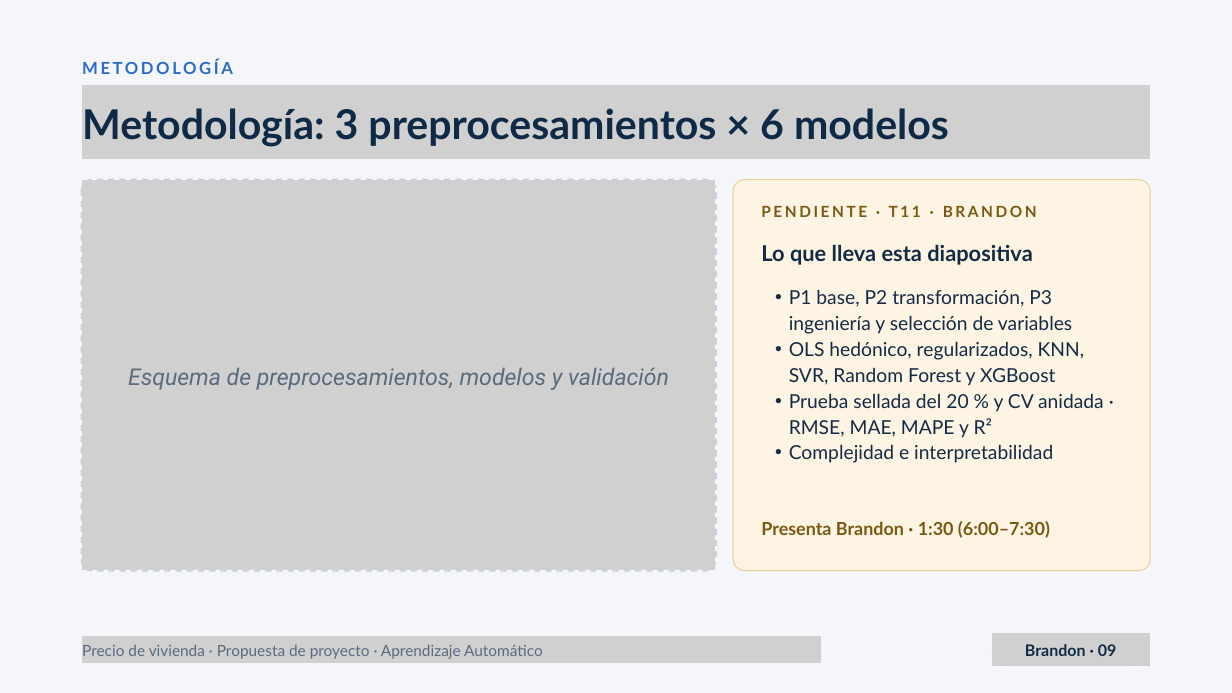
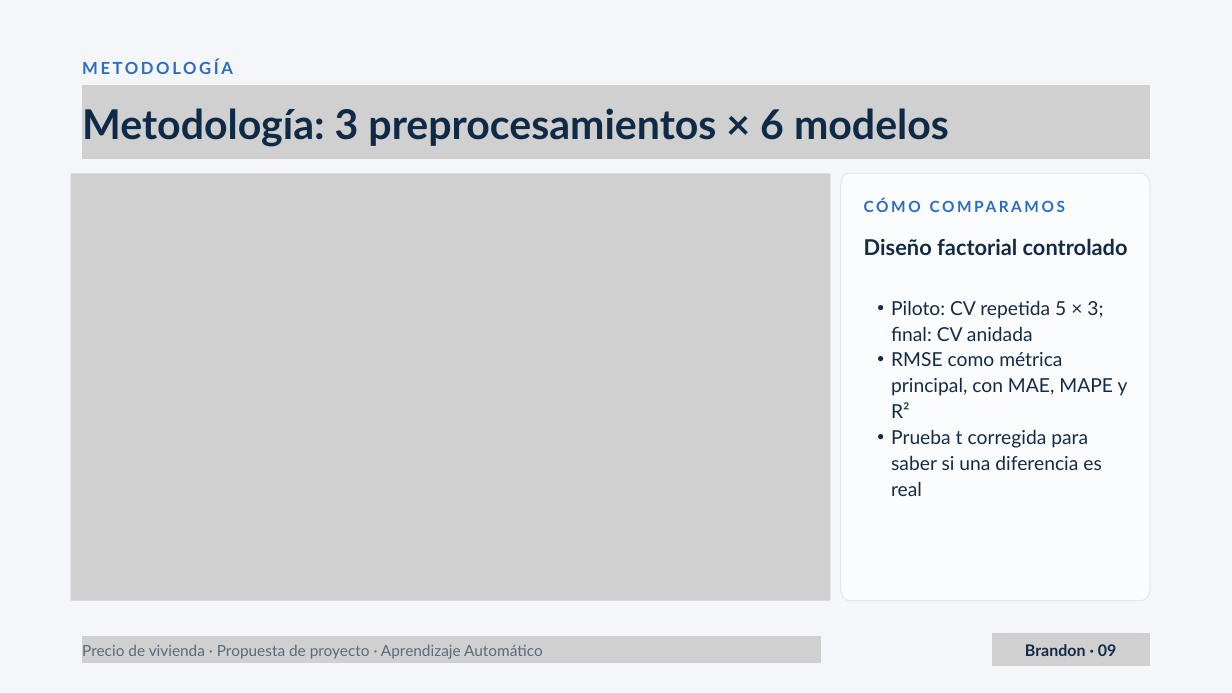
Before and after one commit to Juanm0331123/ml-precio-vivienda, a slide deck: slide 9 of docs/entregable_1/Propuesta_ML_Precio_Vivienda.pptx. Drawn at 1232x693 pixels with LibreOffice and Linux fonts; fonts in the diff are those of the drawing; grey boxes stand for pictures. Boxes give left, top, right and bottom in pixels: in the first picture for what was removed or moved away, otherwise in the second. Text is boxed around its words. In the diff, an @@ line names an element or a change of style, - is before the commit and + after.

Commit message:
T13: versión final de las diapositivas exportada desde Canva

```diff
--- a/docs/entregable_1/Propuesta_ML_Precio_Vivienda.pptx
+++ b/docs/entregable_1/Propuesta_ML_Precio_Vivienda.pptx
@@ picture: place and size @@
-picture at (82, 180, 715, 570)
+picture at (71, 173, 830, 601)
@@ freeform shape removed at (81, 179, 716, 571) @@
@@ freeform shape: place and size @@
-freeform shape at (733, 180, 1150, 571)
+freeform shape at (841, 173, 1150, 601)
@@ freeform shape at (841, 173, 1150, 601): fill #FDF4E3 to #FBFCFE; outline #E9CF96 1.13 pt to #E1E5EC 1.13 pt @@
@@ text removed at (761, 205, 1037, 217) @@
-PENDIENTE · T11 · BRANDON
@@ text added at (864, 195, 1133, 215), 18 pt, text #2B6CC4, bold @@
+CÓMO COMPARAMOS
@@ text added at (864, 238, 1128, 255), 25.5 pt, text #142B45, bold @@
+Diseño factorial controlado
@@ text removed at (761, 244, 1033, 265) @@
-Lo que lleva esta diapositiva
@@ text removed at (789, 289, 1104, 463) @@
-  • P1 base, P2 transformación, P3 ingeniería y selección de variables
-  • OLS hedónico, regularizados, KNN, SVR, Random Forest y XGBoost
-  • Prueba sellada del 20 % y CV anidada · RMSE, MAE, MAPE y R²
-  • Complejidad e interpretabilidad
@@ text added at (891, 300, 1128, 496), 22.5 pt, text #142B45 @@
+  • Piloto: CV repetida 5 × 3; final: CV anidada
+  • RMSE como métrica principal, con MAE, MAPE y R²
+  • Prueba t corregida para saber si una diferencia es real
@@ text removed at (128, 368, 669, 390) @@
-Esquema de preprocesamientos, modelos y validación
@@ text removed at (761, 521, 1050, 538) @@
-Presenta Brandon · 1:30 (6:00–7:30)
```
Also in this commit, not shown: 5 other slides changed, 3 slides added, 3 slides removed, 1 other file.
